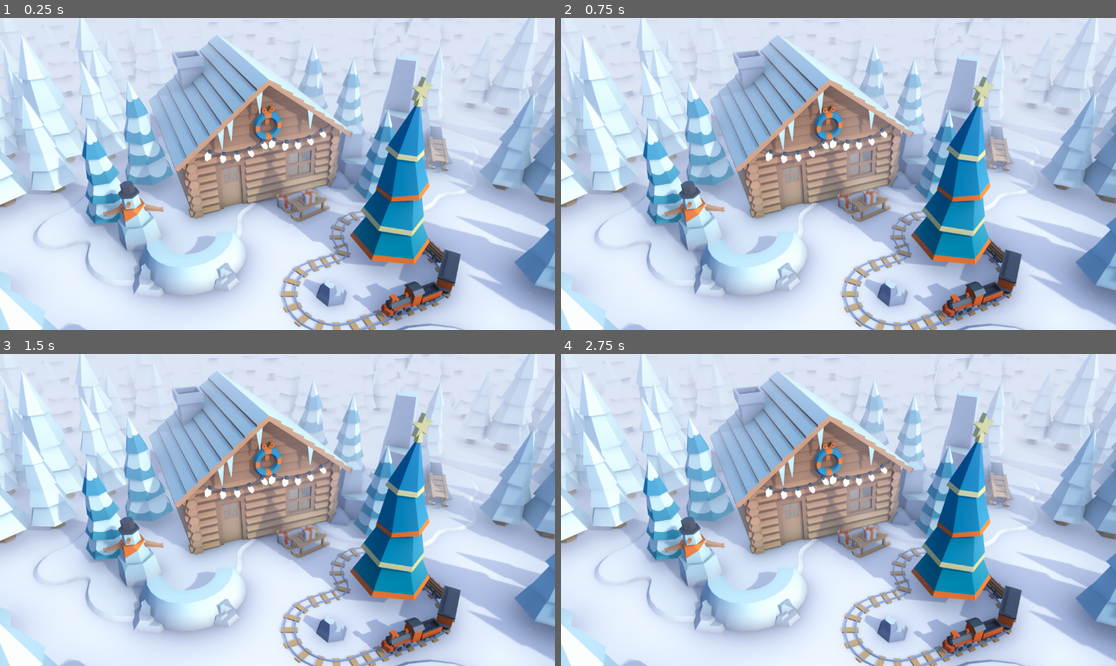
Above: before the commit, frames 1-4 (two rows, left to right).
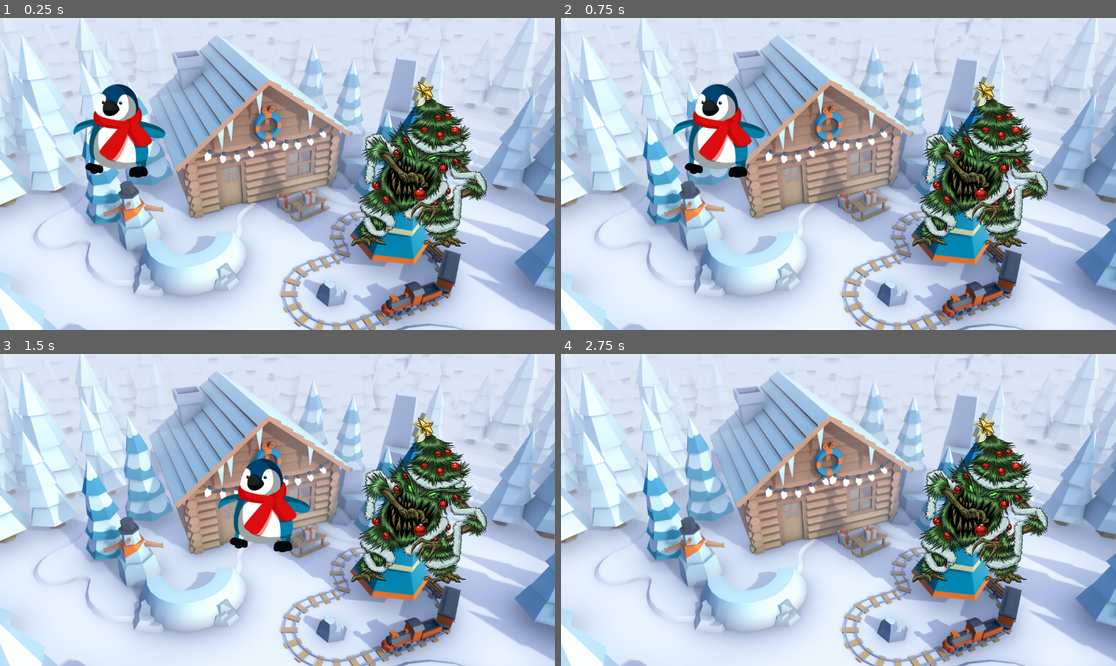
Above: after the commit, the same moments.

Repository: angiefn/Angie-Feng-Semester-1-Performance-Task
Game: Godot game, scene res://world.tscn
Two runs of this game, one before a commit and one after it. Both use one fixed random seed, a clock stepped at 60 frames per second and the inputs below.
Inputs:
- Up to frame 1 (0.25 s): no input
- Up to frame 2 (0.75 s): tap Enter at 0.5 s; hold D (move_right) from 0.53 s (still down)
- Up to frame 3 (1.5 s): release D (move_right) at 1.28 s; hold S (move_down) from 1.28 s (still down)
- Up to frame 4 (2.75 s): release S (move_down) at 2.03 s; hold D (move_right) from 2.03 s (still down)

The runs differ from the first frame. In frame 1, 9.6% of the frame differs, in the area x 13-88%, y 20-74%; in frame 2, 9.6%, in the area x 20-88%, y 20-74%; in frame 3, 9.6%; in frame 4, 6.9%.

Commit message:
collision setup

Diff:
--- a/enemy.tscn
+++ b/enemy.tscn
@@ -3,13 +3,16 @@
 [ext_resource type="Texture2D" uid="uid://clwpo83yorvtm" path="res://assets/enemy.png" id="1_cgtya"]
 
 [sub_resource type="RectangleShape2D" id="RectangleShape2D_dsor0"]
-size = Vector2(627, 865)
+size = Vector2(213, 326)
 
 [node name="Enemy" type="RigidBody2D"]
+gravity_scale = 2.66454e-15
 
 [node name="CollisionShape2D" type="CollisionShape2D" parent="."]
-position = Vector2(-10.5, 56.5)
+position = Vector2(833.5, 314)
 shape = SubResource("RectangleShape2D_dsor0")
 
 [node name="Sprite2D" type="Sprite2D" parent="."]
+position = Vector2(861, 307)
+scale = Vector2(0.383906, 0.33911)
 texture = ExtResource("1_cgtya")
--- a/player.gd
+++ b/player.gd
@@ -1,10 +1,6 @@
 extends Area2D
 
 @export var Speed = 400
-
-# Called when the node enters the scene tree for the first time.
-func _ready():
-	pass # Replace with function body.
 
 
 # Called every frame. 'delta' is the elapsed time since the previous frame.
@@ -17,10 +13,14 @@
 		velocity.y += 1
 	if Input.is_action_pressed("move_right"):
 		velocity.x += 1
-	if Input.is_action_pressed("move_up"):
+	if Input.is_action_pressed("move_left"):
 		velocity.x -= 1
 
 	if velocity.length() > 0:
 		velocity = velocity.normalized() * Speed
 
-	velocity += velocity * delta
+	position += velocity * delta
+
+
+func _on_body_entered(body):
+	hide() # Replace with function body.
--- a/player.tscn
+++ b/player.tscn
@@ -4,14 +4,18 @@
 [ext_resource type="Script" path="res://player.gd" id="1_r0f8r"]
 
 [sub_resource type="RectangleShape2D" id="RectangleShape2D_oe586"]
-size = Vector2(177, 260)
+size = Vector2(193.5, 199)
 
 [node name="Player" type="Area2D"]
 script = ExtResource("1_r0f8r")
 
 [node name="CollisionShape2D" type="CollisionShape2D" parent="."]
-position = Vector2(-6.5, 0)
+position = Vector2(245.75, 232.5)
 shape = SubResource("RectangleShape2D_oe586")
 
 [node name="Sprite2D" type="Sprite2D" parent="."]
+position = Vector2(247.75, 234.5)
+scale = Vector2(0.680157, 0.725)
 texture = ExtResource("1_hctsq")
+
+[connection signal="body_entered" from="." to="." method="_on_body_entered"]
--- a/world.tscn
+++ b/world.tscn
@@ -1,6 +1,8 @@
-[gd_scene load_steps=2 format=3 uid="uid://duemjd0qhekrw"]
+[gd_scene load_steps=4 format=3 uid="uid://duemjd0qhekrw"]
 
 [ext_resource type="Texture2D" uid="uid://bwmny50vdxvr1" path="res://assets/wallpaperCabin.jpg" id="1_85gfb"]
+[ext_resource type="PackedScene" uid="uid://6bow5512406x" path="res://player.tscn" id="2_5kdkk"]
+[ext_resource type="PackedScene" uid="uid://be0wwkh24gg2q" path="res://enemy.tscn" id="3_nhepn"]
 
 [node name="World" type="Node2D"]
 
@@ -8,3 +10,8 @@
 scale = Vector2(0.61, 0.61)
 texture = ExtResource("1_85gfb")
 centered = false
+
+[node name="Player" parent="." instance=ExtResource("2_5kdkk")]
+
+[node name="Enemy" parent="." instance=ExtResource("3_nhepn")]
+position = Vector2(12, -2)
